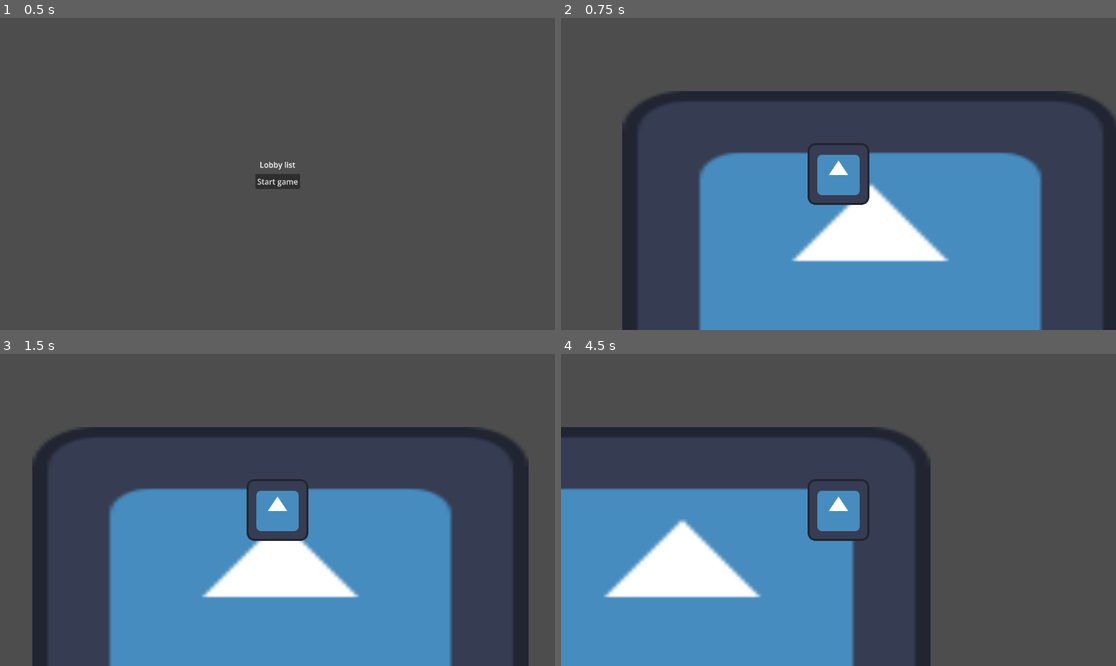
Above: before the commit, frames 1-4 (two rows, left to right).
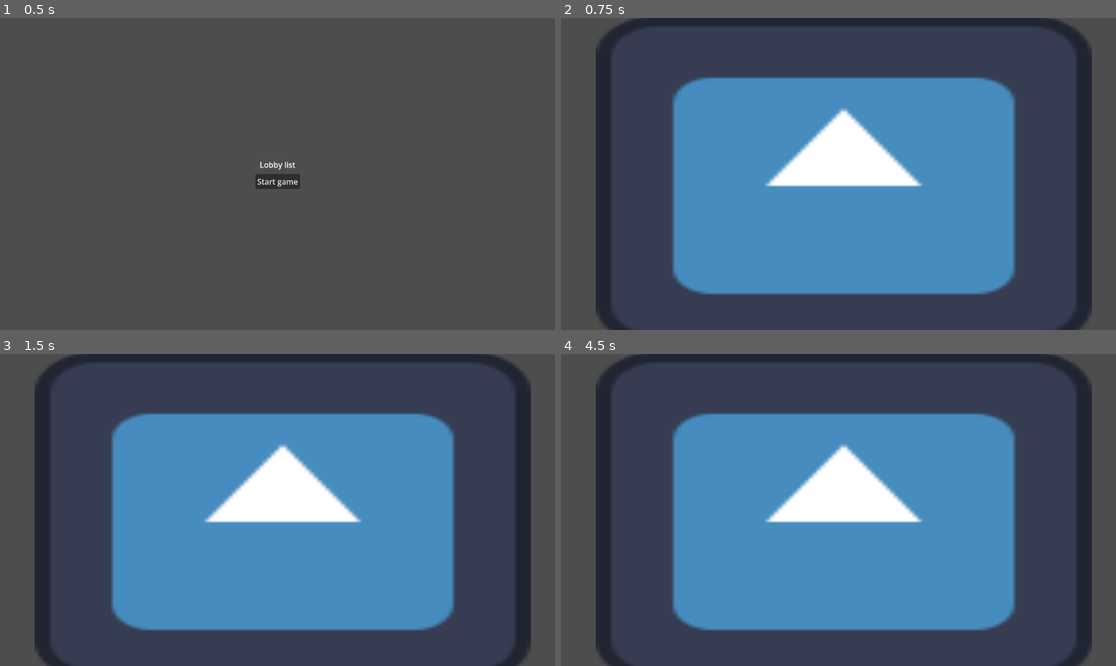
Above: after the commit, the same moments.

Repository: 0xspiderr/itec-2026
Game: Godot game, scene res://_game/game.tscn
The game is run twice, just before and just after one commit, with the same random seed, the same clock (stepped at 60 frames per second) and the same inputs. The engine's default icon, where the game draws it, is replaced by a stand-in: a white triangle on a blue panel in a dark square.
Inputs:
- Up to frame 1 (0.5 s): no input
- Up to frame 2 (0.75 s): click "Start game" at 0.5 s
- Up to frame 3 (1.5 s): tap Enter at 1.25 s; hold D (right) from 1.28 s (still down)
- Up to frame 4 (4.5 s): release D (right) at 2.03 s; hold Down (down) 2.03-2.78 s; hold D (right) 2.78-3.53 s; hold W (up) 3.53-4.28 s; hold A (left) from 4.28 s (still down)

Frame 1 is identical in both runs. In frame 2, 46% of the frame differs, in the area x 6-100%, y 0-100%; in frame 3, 35%; in frame 4, 55%, in the area x 0-96%, y 0-100%.

Commit message:
fixed: player movement

Diff:
--- a/_level/level_manager.gd
+++ b/_level/level_manager.gd
@@ -15,8 +15,10 @@
 		return
 
 	var spawns = spawn_points.get_children()
-	for i in multiplayer.get_peers().size() + 1:
+	for id in NetworkManager.peers:
 		var new_rat = RAT.instantiate() as RatController
 		var spawn_point = spawns.pop_front()
 		new_rat.position = spawn_point.position
+		new_rat.name = str(id)
+		new_rat.player_id = id
 		players.add_child(new_rat, true)
--- a/_rat/_components/input_component.gd
+++ b/_rat/_components/input_component.gd
@@ -7,5 +7,4 @@
 func _input(_event: InputEvent) -> void:
 	if not is_multiplayer_authority():
 		return
-
 	direction = Input.get_vector("left", "right", "up", "down")
--- a/_rat/_components/input_component.tscn
+++ b/_rat/_components/input_component.tscn
@@ -3,6 +3,9 @@
 [ext_resource type="Script" uid="uid://fjb3x0locqw8" path="res://_rat/_components/input_component.gd" id="1_2ce3q"]
 
 [sub_resource type="SceneReplicationConfig" id="SceneReplicationConfig_2ce3q"]
+properties/0/path = NodePath("InputComponent:direction")
+properties/0/spawn = false
+properties/0/replication_mode = 1
 
 [node name="InputComponent" type="MultiplayerSynchronizer" unique_id=699884673]
 replication_config = SubResource("SceneReplicationConfig_2ce3q")
--- a/_rat/rat.gd
+++ b/_rat/rat.gd
@@ -1,22 +1,27 @@
 class_name RatController extends CharacterBody2D
 
 
+@export var player_id: int = 1:
+	set(id):
+		# set input authority to the local player
+		player_id = id
+		%InputComponent.set_multiplayer_authority(id)
+
 const SPEED = 300.0
-const JUMP_VELOCITY = -400.0
 
 @onready var camera_2d: Camera2D = $Camera2D
 @onready var input_component: InputComponent = $InputComponent
 
 
 func _ready() -> void:
-	# set input authority to the local player
-	%InputComponent.set_multiplayer_authority(multiplayer.get_unique_id())
-	camera_2d.make_current()
+	if multiplayer.get_unique_id() == player_id:
+		camera_2d.make_current()
 
 
 func _physics_process(_delta: float) -> void:
 	if not multiplayer.is_server():
 		return
+
 	velocity = input_component.direction * SPEED
 
 	move_and_slide()
--- a/_rat/rat.tscn
+++ b/_rat/rat.tscn
@@ -8,6 +8,12 @@
 properties/0/path = NodePath(".:position")
 properties/0/spawn = true
 properties/0/replication_mode = 1
+properties/1/path = NodePath(".:player_id")
+properties/1/spawn = true
+properties/1/replication_mode = 1
+properties/2/path = NodePath(".:velocity")
+properties/2/spawn = true
+properties/2/replication_mode = 1
 
 [sub_resource type="RectangleShape2D" id="RectangleShape2D_1meta"]
 size = Vector2(118, 120)
@@ -15,13 +21,13 @@
 [node name="Rat" type="CharacterBody2D" unique_id=814430971]
 script = ExtResource("1_1meta")
 
-[node name="Camera2D" type="Camera2D" parent="." unique_id=1256338610]
+[node name="ServerSync" type="MultiplayerSynchronizer" parent="." unique_id=1390654973]
+replication_config = SubResource("SceneReplicationConfig_1meta")
 
 [node name="InputComponent" parent="." unique_id=699884673 instance=ExtResource("2_n77cq")]
 unique_name_in_owner = true
 
-[node name="ServerSync" type="MultiplayerSynchronizer" parent="." unique_id=1390654973]
-replication_config = SubResource("SceneReplicationConfig_1meta")
+[node name="Camera2D" type="Camera2D" parent="." unique_id=1256338610]
 
 [node name="Sprite2D" type="Sprite2D" parent="." unique_id=1322469895]
 texture = ExtResource("1_griss")
